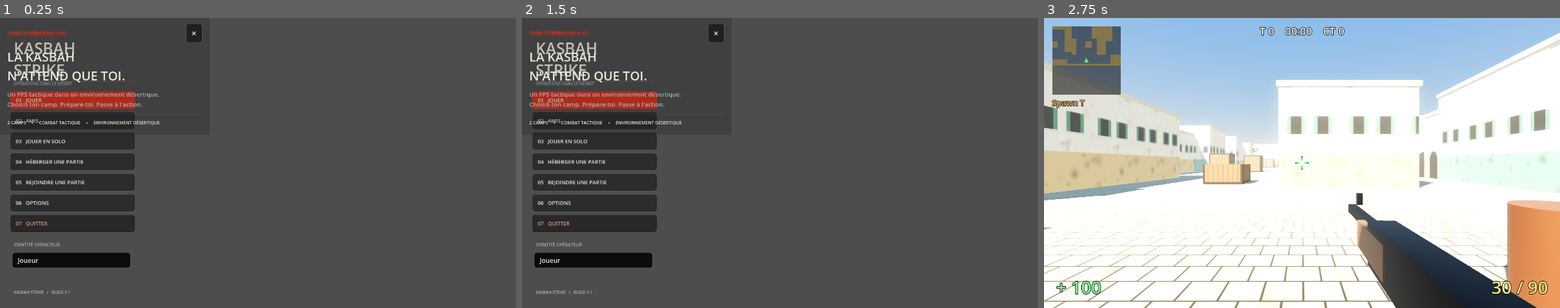
Above: before the commit, frames 1-3 (left to right).
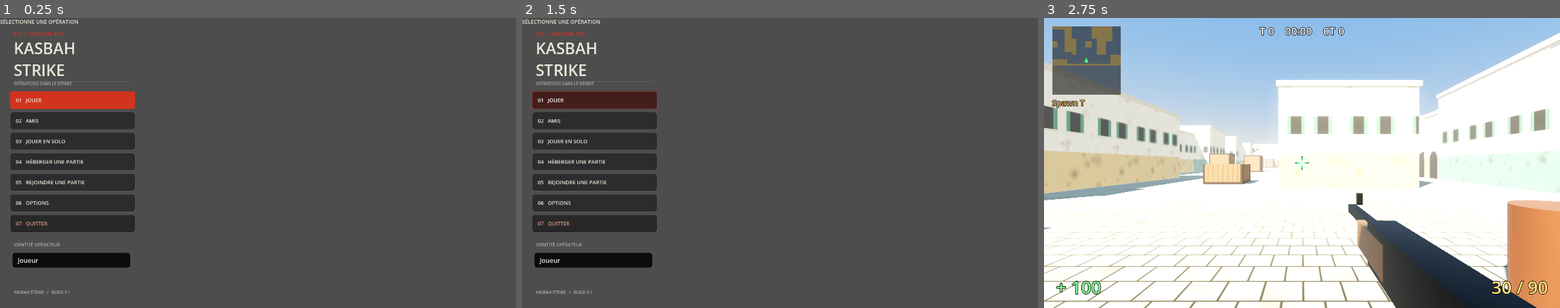
Above: after the commit, the same moments.

Repository: natoxszz/Game-new-natox
Game: Godot game, scene res://scenes/main_menu.tscn
The game is run twice, just before and just after one commit, with the same random seed, the same clock (stepped at 60 frames per second) and the same inputs.
Inputs:
- Up to frame 1 (0.25 s): no input
- Up to frame 2 (1.5 s): click "01 JOUER" at 0.5 s; click "01 JOUER" at 1.25 s
- Up to frame 3 (2.75 s): click "03 JOUER EN SOLO" at 2 s

The runs differ from the first frame. In frame 1, 2.9% of the frame differs, in the area x 0-40%, y 0-37%; in frame 2, 2.9%; in frame 3, nothing differs.

Commit message:
Replace missing 3D menu backdrop with visible desert illustration and remove welcome panel

Diff:
--- a/kasbah-strike-godot/scripts/main_menu.gd
+++ b/kasbah-strike-godot/scripts/main_menu.gd
@@ -1,7 +1,6 @@
 extends Control
 ## Menu principal de Kasbah Strike. Le réseau existant reste inchangé.
 
-const BACKDROP_SCRIPT = preload("res://scripts/menu_backdrop.gd")
 
 var pages: Dictionary = {}
 var status: Label
@@ -29,28 +28,19 @@
 		status.text = "Connexion impossible. Vérifie le code, l'hôte et le port.")
 
 func _build_backdrop() -> void:
-	var viewport_container := SubViewportContainer.new()
-	viewport_container.name = "Menu3D"
-	viewport_container.set_anchors_preset(Control.PRESET_FULL_RECT)
-	viewport_container.mouse_filter = Control.MOUSE_FILTER_IGNORE
-	viewport_container.stretch = true
-	add_child(viewport_container)
-
-	var viewport := SubViewport.new()
-	viewport.name = "DesertViewport"
-	viewport.size = Vector2i(1920, 1080)
-	viewport.render_target_update_mode = SubViewport.UPDATE_ALWAYS
-	viewport.handle_input_locally = false
-	viewport.gui_disable_input = true
-	viewport_container.add_child(viewport)
-
-	var backdrop := Node3D.new()
-	backdrop.set_script(BACKDROP_SCRIPT)
-	viewport.add_child(backdrop)
+	# Fond 2D fiable pour le menu : illustration désertique intégrée au projet.
+	var background := TextureRect.new()
+	background.name = "DesertBackground"
+	background.set_anchors_preset(Control.PRESET_FULL_RECT)
+	background.texture = load("res://menu_background.svg")
+	background.expand_mode = TextureRect.EXPAND_IGNORE_SIZE
+	background.stretch_mode = TextureRect.STRETCH_SCALE
+	background.mouse_filter = Control.MOUSE_FILTER_IGNORE
+	add_child(background)
 
 	var shade := ColorRect.new()
 	shade.name = "AtmosphereOverlay"
-	shade.color = Color(0.015, 0.022, 0.03, 0.25)
+	shade.color = Color(0.015, 0.022, 0.03, 0.18)
 	shade.set_anchors_preset(Control.PRESET_FULL_RECT)
 	shade.mouse_filter = Control.MOUSE_FILTER_IGNORE
 	add_child(shade)
@@ -182,57 +172,17 @@
 	_page(holder, "options", options)
 
 func _home(holder: Control) -> void:
-	var panel := PanelContainer.new()
-	panel.custom_minimum_size = Vector2(520, 290)
-	# La page d'accueil reste transparente : elle ne doit pas ressembler à une fenêtre bloquante.
-	var home_style := StyleBoxFlat.new()
-	home_style.bg_color = Color(0.025, 0.032, 0.041, 0.18)
-	home_style.border_color = Color(1, 1, 1, 0.0)
-	home_style.set_border_width_all(0)
-	home_style.set_corner_radius_all(0)
-	home_style.content_margin_left = 18
-	home_style.content_margin_right = 18
-	home_style.content_margin_top = 14
-	home_style.content_margin_bottom = 14
-	panel.add_theme_stylebox_override("panel", home_style)
-	var content := VBoxContainer.new()
-	content.add_theme_constant_override("separation", 13)
-	panel.add_child(content)
-
-	var header := HBoxContainer.new()
-	content.add_child(header)
-	var tag := _label("ZONE D'OPÉRATION  /  01", 12, ACCENT)
-	tag.size_flags_horizontal = Control.SIZE_EXPAND_FILL
-	header.add_child(tag)
-	var close_button := Button.new()
-	close_button.text = "×"
-	close_button.tooltip_text = "Masquer ce panneau"
-	close_button.custom_minimum_size = Vector2(38, 30)
-	close_button.add_theme_font_size_override("font_size", 22)
-	close_button.add_theme_color_override("font_color", TEXT_MAIN)
-	close_button.add_theme_stylebox_override("normal", _stylebox(Color(0.05, 0.06, 0.07, 0.65), Color(1, 1, 1, 0.12)))
-	close_button.add_theme_stylebox_override("hover", _stylebox(ACCENT, ACCENT))
-	close_button.pressed.connect(func(): pages["home"].visible = false)
-	header.add_child(close_button)
-
-	var heading := _label("LA KASBAH\nN'ATTEND QUE TOI.", 31, TEXT_MAIN)
-	heading.add_theme_font_size_override("font_size", 31)
-	content.add_child(heading)
-
-	var description := _label("Un FPS tactique dans un environnement désertique.\nChoisis ton camp. Prépare-toi. Passe à l'action.", 15, TEXT_MUTED)
-	description.autowrap_mode = TextServer.AUTOWRAP_WORD_SMART
-	content.add_child(description)
-
-	var line := ColorRect.new()
-	line.color = Color(1, 1, 1, 0.14)
-	line.custom_minimum_size = Vector2(0, 1)
-	content.add_child(line)
-
-	var meta := _label("2 CAMPS     •     COMBAT TACTIQUE     •     ENVIRONNEMENT DÉSERTIQUE", 11, TEXT_MAIN)
-	meta.autowrap_mode = TextServer.AUTOWRAP_WORD_SMART
-	content.add_child(meta)
-
-	_page(holder, "home", panel)
+	# Page d'accueil volontairement dégagée : l'illustration reste visible.
+	var page := Control.new()
+	var hint := _label("SÉLECTIONNE UNE OPÉRATION", 13, TEXT_MAIN)
+	hint.anchor_left = 0.54
+	hint.anchor_top = 0.83
+	hint.anchor_right = 0.96
+	hint.anchor_bottom = 0.91
+	hint.horizontal_alignment = HORIZONTAL_ALIGNMENT_RIGHT
+	hint.vertical_alignment = VERTICAL_ALIGNMENT_CENTER
+	page.add_child(hint)
+	_page(holder, "home", page)
 
 func _join_page(holder: Control) -> void:
 	var panel := PanelContainer.new()
